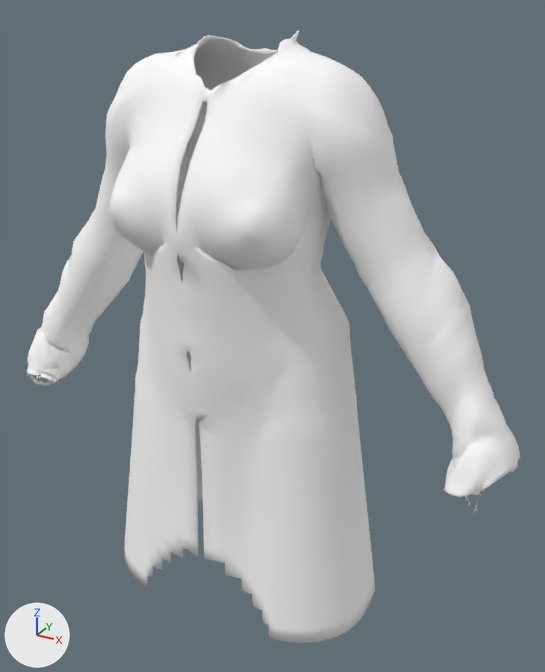
Before and after pictures for a commit that changed the glTF model apps/web/public/models/templates/female/coat.glb.
Before and after are seen from a 50 mm lens placed at (0.604, -1.017, 1.487), pointed at (0.042, 0.004, 0.977). The axes (+X, +Y, +Z) are drawn at lower left. The lights are the same throughout. The picture after the commit comes second. Vertices at exactly the same position are counted once.

In view in the first picture: 'coat_female'.
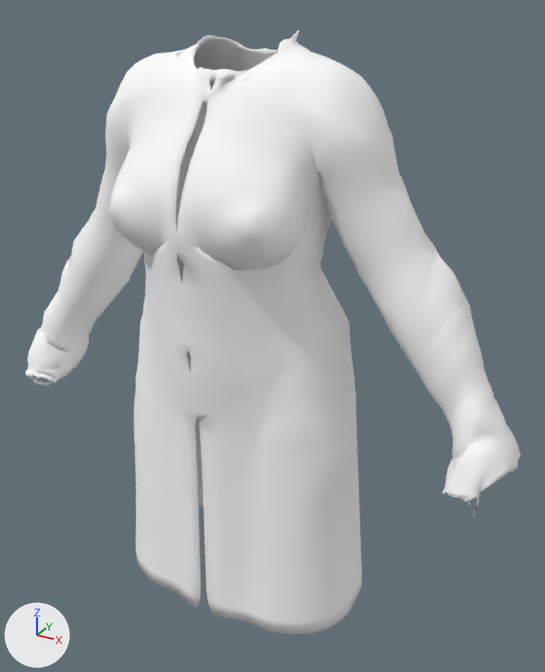
Pixel boxes (x1, y1, x2, y2) of what changed, in the pictures (545 x 672 px; the box of a moved part takes in the faces that stretch with it):
```json
{"object": "coat_female", "change": "reshaped", "before": [26, 31, 520, 643], "after": [25, 31, 521, 634]}
{"part": 1, "of": "me_coat_female", "change": "moved or reshaped", "before": [124, 320, 375, 643], "after": [134, 320, 362, 634]}
{"part": 2, "of": "me_coat_female", "change": "built on", "before": [443, 458, 518, 513], "after": [442, 454, 521, 517]}
{"part": 3, "of": "me_coat_female", "change": "built on", "before": [221, 69, 250, 84], "after": [194, 65, 250, 90]}
{"part": 4, "of": "me_coat_female", "change": "reshaped", "before": [26, 368, 41, 377], "after": [25, 366, 77, 377]}
```

Scene script edits in JSON lines:
```json
{"block": "me_coat_female", "where": "# used by ob_coat_female; location = (0.0, 0.0, 0.0)"}
{"op": "remove", "block": "me_coat_female", "code": "me_coat_female.from_pydata(...)  # 8312 vertices, 16656 faces; spans x -0.461..0.466, y -0.194..0.16, z 0.5..1.454"}
{"op": "add", "block": "me_coat_female", "code": "me_coat_female.from_pydata(...)  # 8530 vertices, 17096 faces; spans x -0.461..0.466, y -0.194..0.143, z 0.5..1.454"}
{"block": "me_coat_female", "change": "me_coat_female part 1: 2097 vertices moved from x -0.236..0.236, y -0.172..0.15, z 0.599..0.977 to x -0.217..0.217, y -0.168..0.137, z 0.598..0.973; 765 vertices removed from x -0.25..0.25, y -0.173..0.16, z 0.5..0.886; 825 vertices added at x -0.225..0.225, y -0.17..0.143, z 0.5..0.885"}
{"block": "me_coat_female", "change": "me_coat_female part 2: 11 vertices removed from x 0.376..0.466, y -0.112..0.042, z 0.814..0.868; 77 vertices added at x 0.376..0.466, y -0.117..0.042, z 0.81..0.868"}
{"block": "me_coat_female", "change": "me_coat_female part 3: 1 vertex removed from x 0.033, y -0.081, z 1.396; 55 vertices added at x -0.035..0.042, y -0.094..-0.074, z 1.385..1.408"}
{"block": "me_coat_female", "change": "me_coat_female part 4: 8 vertices removed from x -0.42..-0.393, y -0.121..0.03, z 0.821..0.853; 46 vertices added at x -0.423..-0.394, y -0.123..0.03, z 0.819..0.854"}
```
